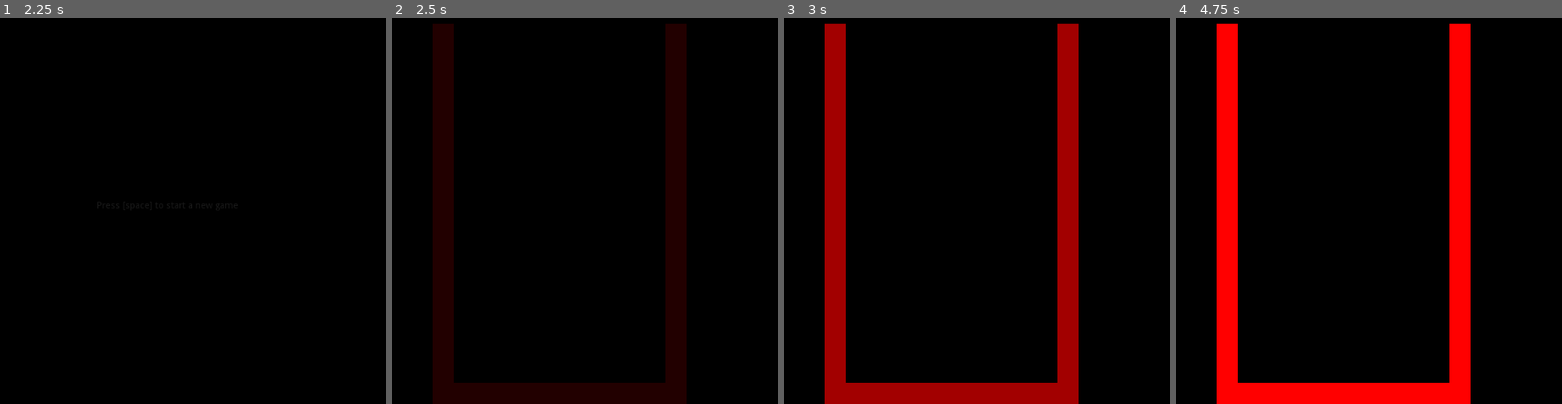
Above: before the commit, frames 1-4 (left to right).
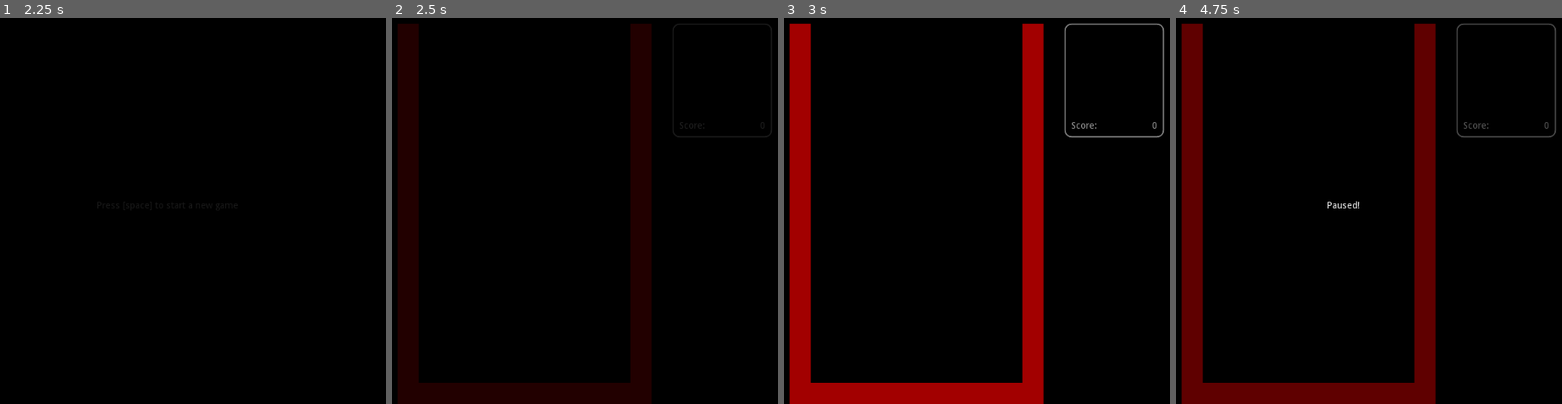
Above: after the commit, the same moments.

Repository: gotnospirit/godot-tetris
Game: Godot game, scene res://main.tscn
Same seed, same stepped clock (60 frames per second), same inputs: the game is played once before the commit and once after it.
Inputs:
- Up to frame 1 (2.25 s): tap Space (start_game) at 0.5, 0.6, 1.25, 1.35, 2, 2.1 s
- Up to frame 2 (2.5 s): no input
- Up to frame 3 (3 s): tap Space (start_game) at 2.85 s
- Up to frame 4 (4.75 s): tap Space (start_game) at 3.6, 4.25, 4.35 s; tap Escape (pause, bound only after the commit) at 4.15 s

Frame 1 is identical in both runs. In frame 2, 21% of the frame differs, in the area x 1-99%, y 1-100%; in frame 3, 22%; in frame 4, 25%.

Commit message:
Pause screen

Diff:
--- a/fsm/fsm_state.gd
+++ b/fsm/fsm_state.gd
@@ -10,12 +10,14 @@
 
 func on_state_enter() -> void:
 	print("Entering state: ", self.name)
-	_node = _scene.instance()
-	_node.set_model(parent.model)
-	parent.add_child(_node)
+	if _scene:
+		_node = _scene.instance()
+		_node.set_model(parent.model)
+		parent.add_child(_node)
 
 
 func on_state_exit() -> void:
 	print("Exiting state: ", self.name)
-	_node.queue_free()
-	_node = null
+	if _node:
+		_node.queue_free()
+		_node = null
--- a/main.tscn
+++ b/main.tscn
@@ -2,7 +2,7 @@
 
 [ext_resource path="res://scenes/main_menu.tscn" type="PackedScene" id=1]
 [ext_resource path="res://fsm/fsm_state.gd" type="Script" id=2]
-[ext_resource path="res://scenes/playing.tscn" type="PackedScene" id=3]
+[ext_resource path="res://scenes/playing/playing.tscn" type="PackedScene" id=3]
 [ext_resource path="res://fsm/fsm.gd" type="Script" id=4]
 [ext_resource path="res://main.gd" type="Script" id=5]
 [ext_resource path="res://scenes/game_over.tscn" type="PackedScene" id=6]
--- a/project.godot
+++ b/project.godot
@@ -62,6 +62,12 @@
 , Object(InputEventJoypadButton,"resource_local_to_scene":false,"resource_name":"","device":0,"button_index":11,"pressure":0.0,"pressed":false,"script":null)
  ]
 }
+pause={
+"deadzone": 0.5,
+"events": [ Object(InputEventKey,"resource_local_to_scene":false,"resource_name":"","device":0,"alt":false,"shift":false,"control":false,"meta":false,"command":false,"pressed":false,"scancode":0,"physical_scancode":16777217,"unicode":0,"echo":false,"script":null)
+, Object(InputEventJoypadButton,"resource_local_to_scene":false,"resource_name":"","device":0,"button_index":11,"pressure":0.0,"pressed":false,"script":null)
+ ]
+}
 
 [physics]
 
--- a/scenes/playing.tscn
+++ /dev/null
@@ -1,9 +0,0 @@
-[gd_scene load_steps=3 format=2]
-
-[ext_resource path="res://scenes/playing.gd" type="Script" id=1]
-[ext_resource path="res://scenes/screen.tscn" type="PackedScene" id=2]
-
-[node name="Node2D" instance=ExtResource( 2 )]
-script = ExtResource( 1 )
-
-[node name="Borders" type="Node2D" parent="." index="0"]
--- /dev/null
+++ b/scenes/playing/pause.gd
@@ -0,0 +1,40 @@
+extends Screen
+
+const toggle_duration:float = .5
+const toggle_color:Color = Color("#A0000000")
+
+signal exit
+
+
+func _enter_tree():
+	var size:Vector2 = get_viewport_rect().size
+	$CenterContainer.rect_min_size = size
+
+
+func show():
+	.show()
+	fade_in(toggle_duration, toggle_color)
+
+
+func _input(_event):
+	if Input.is_action_just_released("pause"):
+		$CenterContainer.hide()
+		fade_out(toggle_duration, toggle_color)
+
+
+func _on_fade_in_completed():
+	._on_fade_in_completed()
+	._enable_process()
+	$CenterContainer.show()
+
+
+func _on_fade_out_completed():
+	._on_fade_out_completed()
+	._disable_process()
+	emit_signal("exit")
+
+
+func _on_screen_resized() -> Vector2:
+	var size:Vector2 = ._on_screen_resized()
+	$CenterContainer.rect_min_size = size
+	return size
--- /dev/null
+++ b/scenes/playing/pause.tscn
@@ -0,0 +1,24 @@
+[gd_scene load_steps=3 format=2]
+
+[ext_resource path="res://scenes/screen.tscn" type="PackedScene" id=1]
+[ext_resource path="res://scenes/playing/pause.gd" type="Script" id=2]
+
+
+[node name="Node2D" instance=ExtResource( 1 )]
+script = ExtResource( 2 )
+
+[node name="CenterContainer" type="CenterContainer" parent="." index="1"]
+visible = false
+anchor_right = 1.0
+anchor_bottom = 1.0
+margin_right = 73.0
+margin_bottom = 14.0
+size_flags_horizontal = 3
+size_flags_vertical = 3
+
+[node name="Label" type="Label" parent="CenterContainer" index="0"]
+margin_left = 11.0
+margin_right = 61.0
+margin_bottom = 14.0
+text = "Paused!"
+align = 1
--- a/scenes/playing.gd
+++ b/scenes/playing/playing.gd
@@ -1,13 +1,15 @@
 extends Screen
 
 const showup_duration:float = 1.0
+const status_width:int = 150
 
 const TileSize:int = 32
 
 
 func _enter_tree():
 	print("Playing._enter_tree")
-	model.pretty_print("grid")
+#	model.pretty_print("grid")
+	$Pause.connect("exit", self, "_on_pause_exit")
 
 	# build the borders
 	var idx:int = 0
@@ -27,6 +29,13 @@
 	fade_out(showup_duration)
 
 
+func _input(_event):
+	if Input.is_action_just_released("pause"):
+		$Pause.show()
+		# will resume in _on_pause_exit
+		get_tree().paused = true
+
+
 func _create_block(x:int, y:int, tile_size:int, color:Color) -> ColorRect:
 	var pos:Vector2 = Vector2(x * tile_size, y * tile_size)
 	var node:ColorRect = ColorRect.new()
@@ -39,19 +48,31 @@
 func _layout(size:Vector2) -> void:
 	var grid_size:Vector2 = model.get_size()
 
-	# center it horizontaly
+	# status panel
+	var status_panel_size:Vector2 = $Status.layout(Vector2(status_width, 0))
+
+	# grid
 	var grid_width:int = grid_size.x * TileSize
+	var game_width:int = grid_width + TileSize + status_panel_size.x / 2
 	var viewport_width:int = size.x
-	var border_x:int = viewport_width / 2 - grid_width / 2
+	var border_x:int = viewport_width / 2 - game_width / 2
 	$Borders.position.x = border_x
 
-	# align it on the bottom of the screen
 	var grid_height:int = grid_size.y * TileSize
 	var viewport_height:int = size.y
 	$Borders.position.y = viewport_height - grid_height
+
+	# status panel position
+	$Status.position.x = $Borders.position.x + grid_width + TileSize
+	$Status.position.y = $Borders.position.y
 
 
 func _on_screen_resized() -> Vector2:
 	var size:Vector2 = ._on_screen_resized()
 	_layout(size)
 	return size
+
+
+func _on_pause_exit() -> void:
+	get_tree().paused = false
+	$Pause.hide()
--- /dev/null
+++ b/scenes/playing/playing.tscn
@@ -0,0 +1,17 @@
+[gd_scene load_steps=5 format=2]
+
+[ext_resource path="res://scenes/screen.tscn" type="PackedScene" id=1]
+[ext_resource path="res://scenes/playing/playing.gd" type="Script" id=2]
+[ext_resource path="res://scenes/playing/pause.tscn" type="PackedScene" id=3]
+[ext_resource path="res://scenes/playing/status.tscn" type="PackedScene" id=4]
+
+[node name="Node2D" instance=ExtResource( 1 )]
+script = ExtResource( 2 )
+
+[node name="Borders" type="Node2D" parent="." index="0"]
+
+[node name="Status" parent="." index="1" instance=ExtResource( 4 )]
+
+[node name="Pause" parent="." index="2" instance=ExtResource( 3 )]
+pause_mode = 2
+visible = false
--- /dev/null
+++ b/scenes/playing/status.gd
@@ -0,0 +1,49 @@
+extends Node2D
+
+const TileSize:int = 32
+
+const FrameMargin:int = 10
+const BorderWidth:int = 2
+const BorderRadius:int = 10
+
+
+func layout(min_size:Vector2) -> Vector2:
+	var score_label:Vector2 = $Score.rect_size
+	var score_count:Vector2 = $NbScore.rect_size
+
+	# next tetromino
+	var preview_width:int = Tetromino.Width * TileSize
+	var preview_height:int = Tetromino.Width * TileSize
+
+	# frame size
+	var frame_width:int = score_label.x + score_count.x + FrameMargin * 3
+	var frame_height:int = preview_height + max(score_label.y, score_count.y) + FrameMargin * 3
+	$Frame.rect_size = Vector2(
+		max(max(frame_width, preview_width), min_size.x),
+		max(frame_height, min_size.y)
+	)
+
+	var style = $Frame.get_stylebox("panel", "")
+
+	# frame border width
+	style.border_width_top = BorderWidth
+	style.border_width_bottom = BorderWidth
+	style.border_width_left = BorderWidth
+	style.border_width_right = BorderWidth
+
+	# frame border radius
+	style.corner_radius_top_left = BorderRadius
+	style.corner_radius_top_right = BorderRadius
+	style.corner_radius_bottom_left = BorderRadius
+	style.corner_radius_bottom_right = BorderRadius
+
+	# children position
+	$Previous.position.x = FrameMargin
+	$Previous.position.y = FrameMargin
+	$Score.rect_position.x = FrameMargin
+	$Score.rect_position.y = FrameMargin * 2 + preview_height
+	# we align the score count to the right
+	$NbScore.rect_position.x = $Frame.rect_size.x - FrameMargin - score_count.x
+	$NbScore.rect_position.y = FrameMargin * 2 + preview_height
+
+	return $Frame.rect_size
--- /dev/null
+++ b/scenes/playing/status.tscn
@@ -0,0 +1,27 @@
+[gd_scene load_steps=3 format=2]
+
+[ext_resource path="res://scenes/playing/status.gd" type="Script" id=1]
+
+[sub_resource type="StyleBoxFlat" id=1]
+bg_color = Color( 0, 0, 0, 0 )
+
+[node name="Node2D" type="Node2D"]
+script = ExtResource( 1 )
+
+[node name="Previous" type="Node2D" parent="."]
+
+[node name="NbScore" type="Label" parent="."]
+margin_right = 8.0
+margin_bottom = 14.0
+text = "0"
+align = 2
+
+[node name="Score" type="Label" parent="."]
+margin_right = 39.0
+margin_bottom = 14.0
+text = "Score:"
+
+[node name="Frame" type="Panel" parent="."]
+size_flags_horizontal = 3
+size_flags_vertical = 3
+custom_styles/panel = SubResource( 1 )
Not shown, changed: README.md
